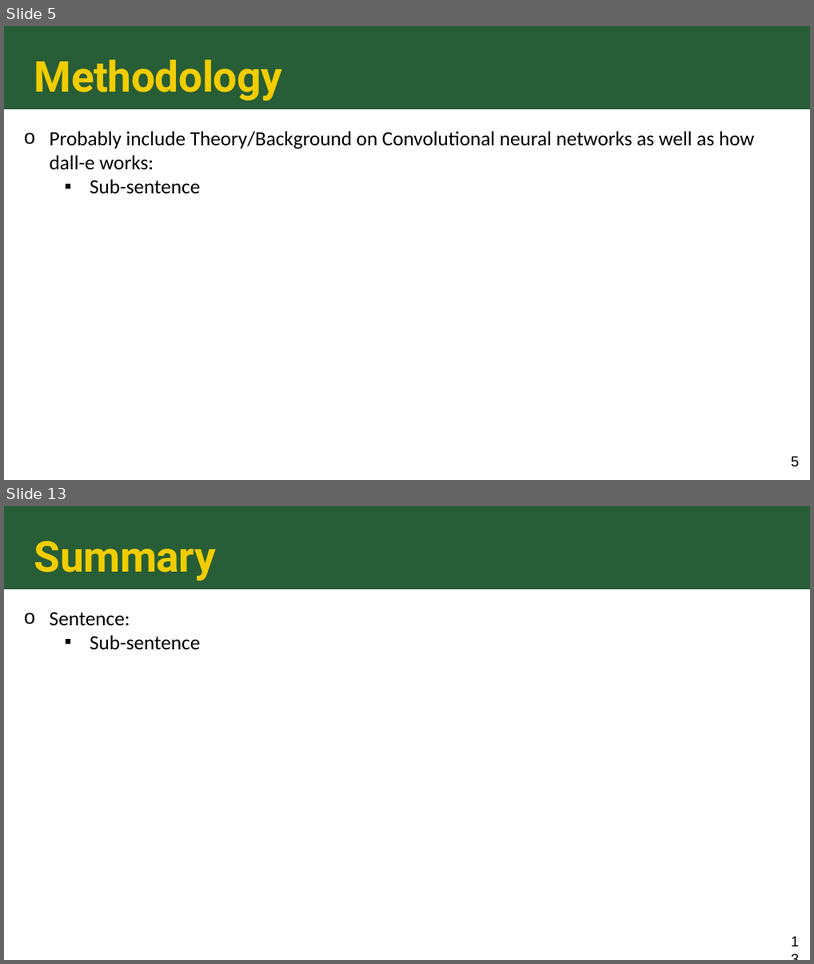
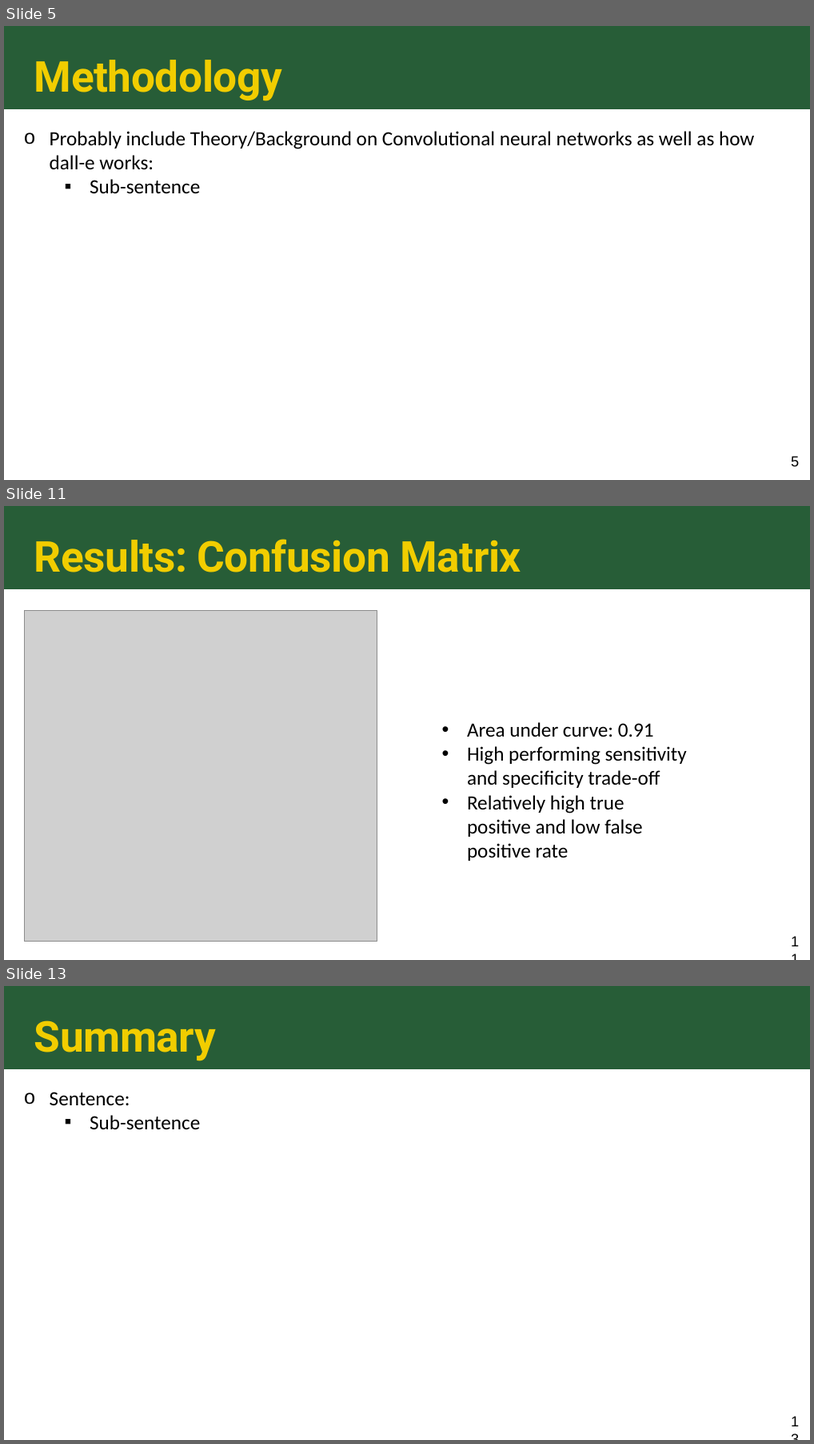
Before and after one commit to riskiha/DALL-E-Classifier, a slide deck: STAT 541 - Clusterfunc - Final Project Slides.pptx. Shown one above the other, each under a label of ours: slides 5 and 13 before the commit, slides 5, 11 and 13 after it; the slides between them are not shown. The pictures are 814x964 and 814x1444 pixels, drawn with LibreOffice and Linux fonts; fonts in the diff are those of the drawing; grey boxes stand for pictures. Boxes give left, top, right and bottom in pixels: in the first picture for what was removed or moved away, otherwise in the second. Text is boxed around its words. In the diff, an @@ line names an element or a change of style, - is before the commit and + after.

Commit message:
Uploading Colby's contributions to results section

```diff
--- a/STAT 541 - Clusterfunc - Final Project Slides.pptx
+++ b/STAT 541 - Clusterfunc - Final Project Slides.pptx
@@ slide 11 added at box(4, 506, 810, 960), background #FFFFFF; not listed: 1 template element that a slide beside it also shows @@
@@ title added at box(34, 539, 522, 572), 38 pt, text #F1CD00, bold @@
+Results: Confusion Matrix
@@ picture added at box(24, 611, 377, 941) @@
@@ text added at box(467, 722, 687, 860), 18 pt, text #000000 @@
+• Area under curve: 0.91
+• High performing sensitivity and specificity trade-off
+• Relatively high true positive and low false positive rate
@@ page number added at box(788, 932, 802, 951), 13 pt, text #000000 @@
+11
```
Also in this commit, not shown: 3 slides changed, 3 other slides added, 4 slides removed.
